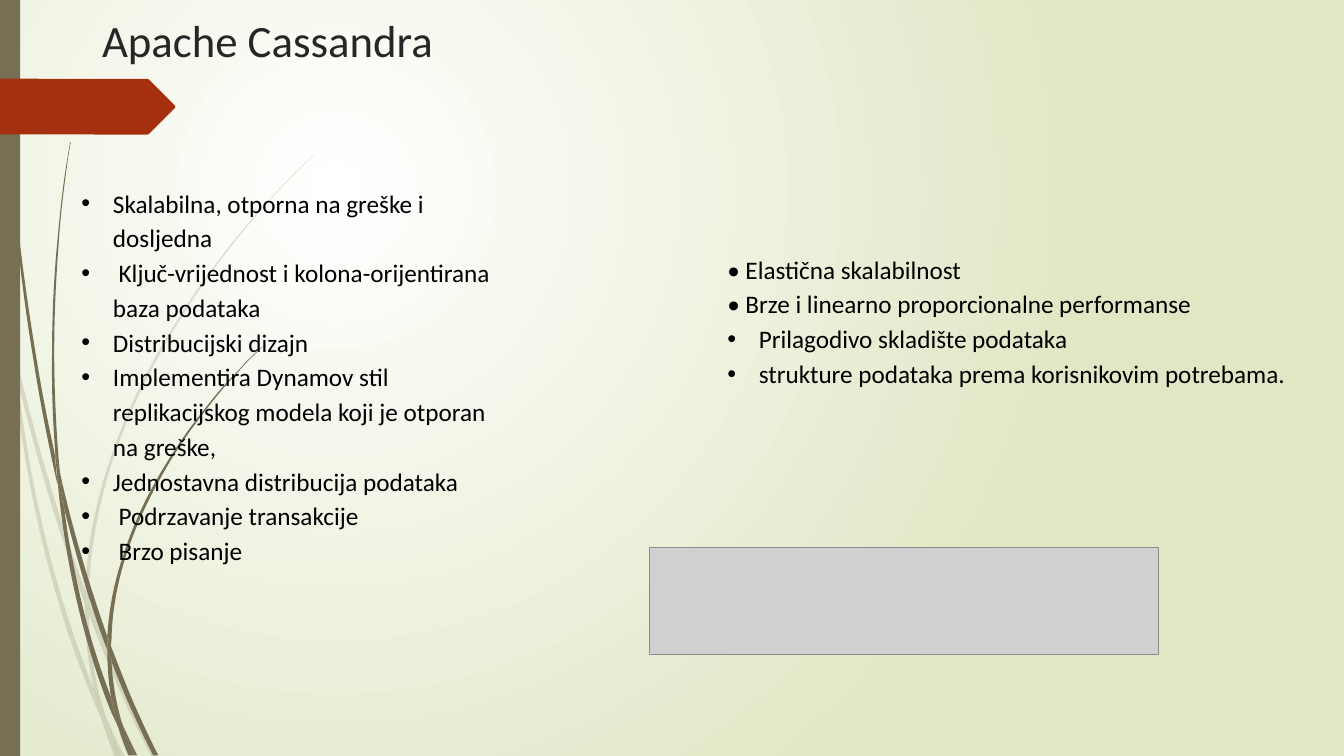
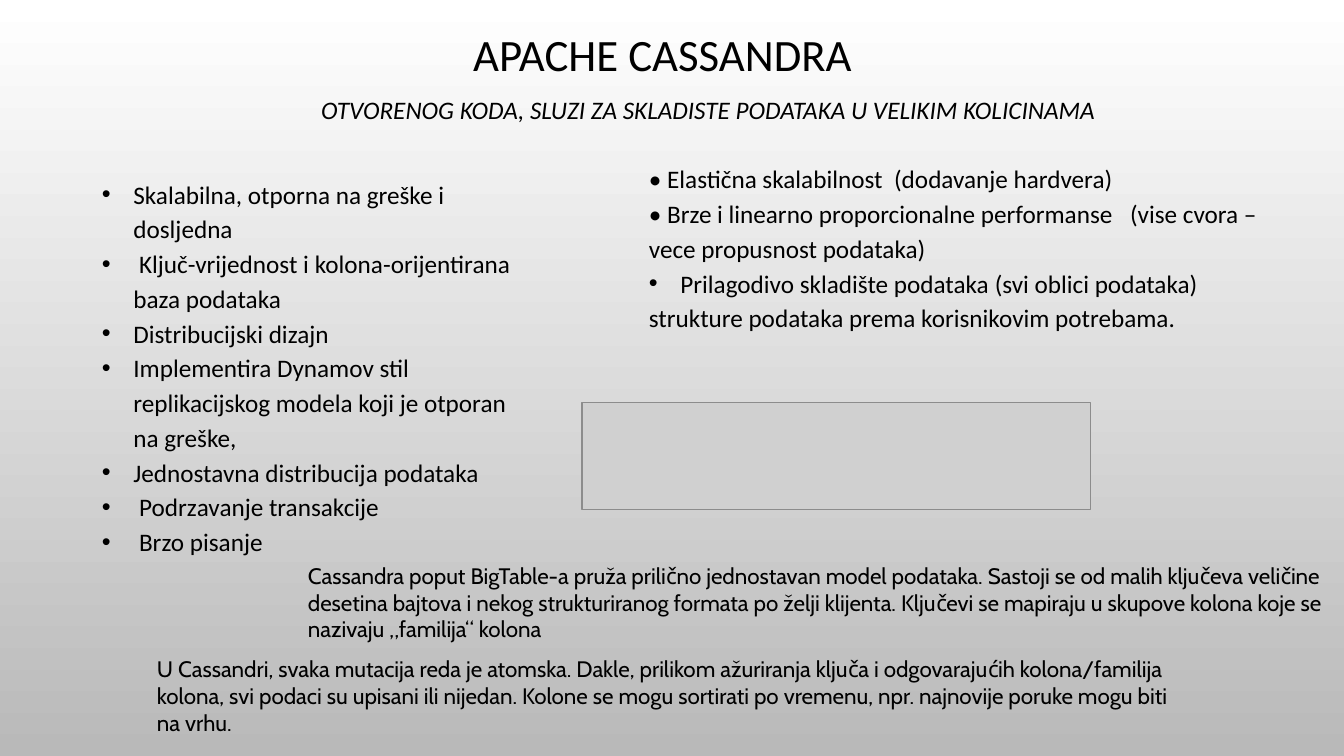
Before and after one commit to Teaa22/Baze, a slide deck: slide 5 of Seminarski 1.pptx (slide 4 before the commit). Drawn at 1344x756 pixels with LibreOffice and Linux fonts; fonts in the diff are those of the drawing; grey boxes stand for pictures; background and template pictures are left out. Boxes give left, top, right and bottom in pixels: in the first picture for what was removed or moved away, otherwise in the second. Text is boxed around its words. In the diff, an @@ line names an element or a change of style, - is before the commit and + after.

```diff
--- a/Seminarski 1.pptx
+++ b/Seminarski 1.pptx
@@ background gradient #FFFFFF to #DFE8C4 to picture (left out) @@
@@ rectangle removed at bbox=[0, 0, 20, 756] @@
@@ title "APACHE CASSANDRA OTVORENOG KODA, SLUZI ..." at bbox=[321, 42, 1095, 122]: vertical alignment top to middle @@
@@ title at bbox=[321, 42, 1095, 122]: text changed; size 32 to 18 pt; text colour #262626 to #000000; italic on @@
-Apache Cassandra
+APACHE CASSANDRA
+OTVORENOG KODA, SLUZI ZA SKLADISTE PODATAKA U VELIKIM KOLICINAMA
@@ freeform shape removed at bbox=[0, 79, 175, 134] @@
@@ text "Skalabilna, otporna na greške i ...": place and size @@
-text "Skalabilna, otporna na greške i ..." at bbox=[113, 195, 489, 567]
+text "Skalabilna, otporna na greške i ..." at bbox=[133, 186, 510, 556]
@@ text "• Elastična skalabilnost (dodavanje hardvera)": place and size @@
-text "• Elastična skalabilnost (dodavanje hardvera)" at bbox=[745, 261, 1285, 387]
+text "• Elastična skalabilnost (dodavanje hardvera)" at bbox=[649, 169, 1238, 331]
@@ text at bbox=[649, 169, 1238, 298]: text changed @@
-• Elastična skalabilnost
-• Brze i linearno proporcionalne performanse
-• Prilagodivo skladište podataka
+• Elastična skalabilnost (dodavanje hardvera)
+• Brze i linearno proporcionalne performanse (vise cvora – vece propusnost podataka)
+• Prilagodivo skladište podataka (svi oblici podataka)
@@ text at bbox=[649, 309, 1175, 331]: bullet • to none @@
@@ picture: place and size @@
-picture at bbox=[650, 547, 1158, 654]
+picture at bbox=[582, 403, 1090, 510]
@@ text added at bbox=[308, 567, 1322, 643], 16 pt, text #000000 @@
+Cassandra poput BigTable-a pruža prilično jednostavan model podataka. Sastoji se od malih ključeva veličine desetina bajtova i nekog strukturiranog formata po želji klijenta. Ključevi se mapiraju u skupove kolona koje se nazivaju „familija“ kolona
@@ group removed at bbox=[0, 154, 315, 756]: 10 freeform shapes @@
@@ text added at bbox=[157, 660, 1167, 731], 16 pt, text #000000 @@
+U Cassandri, svaka mutacija reda je atomska. Dakle, prilikom ažuriranja ključa i odgovarajućih kolona/familija kolona, svi podaci su upisani ili nijedan. Kolone se mogu sortirati po vremenu, npr. najnovije poruke mogu biti na vrhu.
@@ group removed at bbox=[3, 0, 262, 756]: 12 freeform shapes @@
```
Also in this commit, not shown: 8 other slides changed, 2 slides added, 5 other files.
